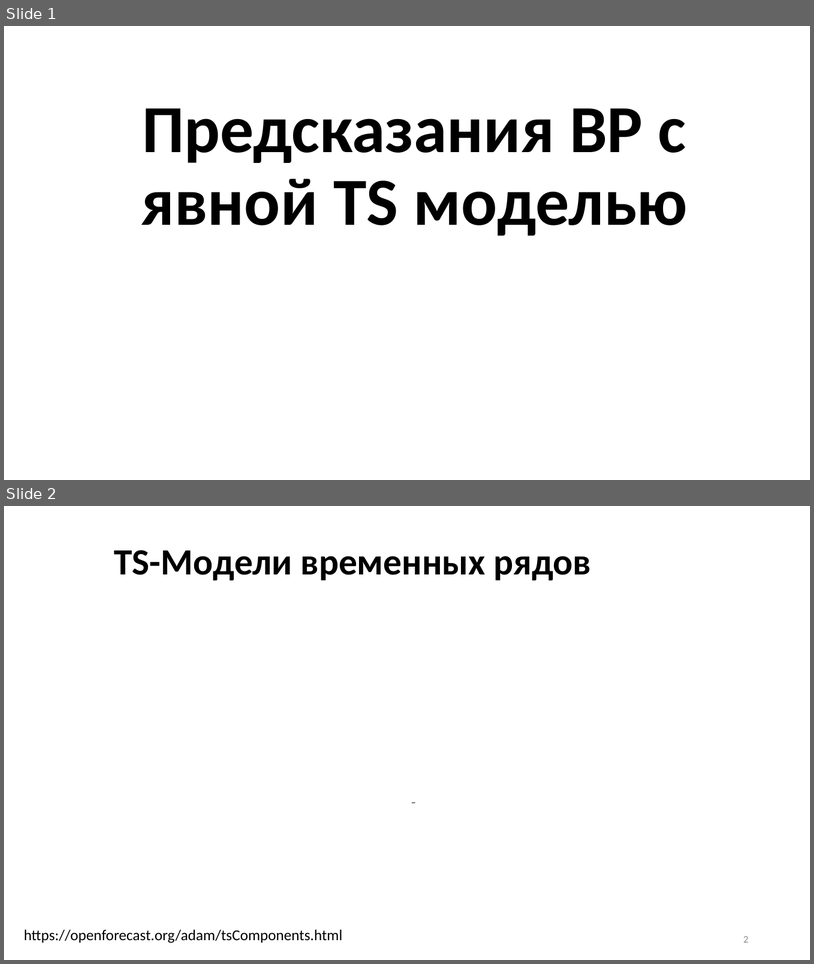
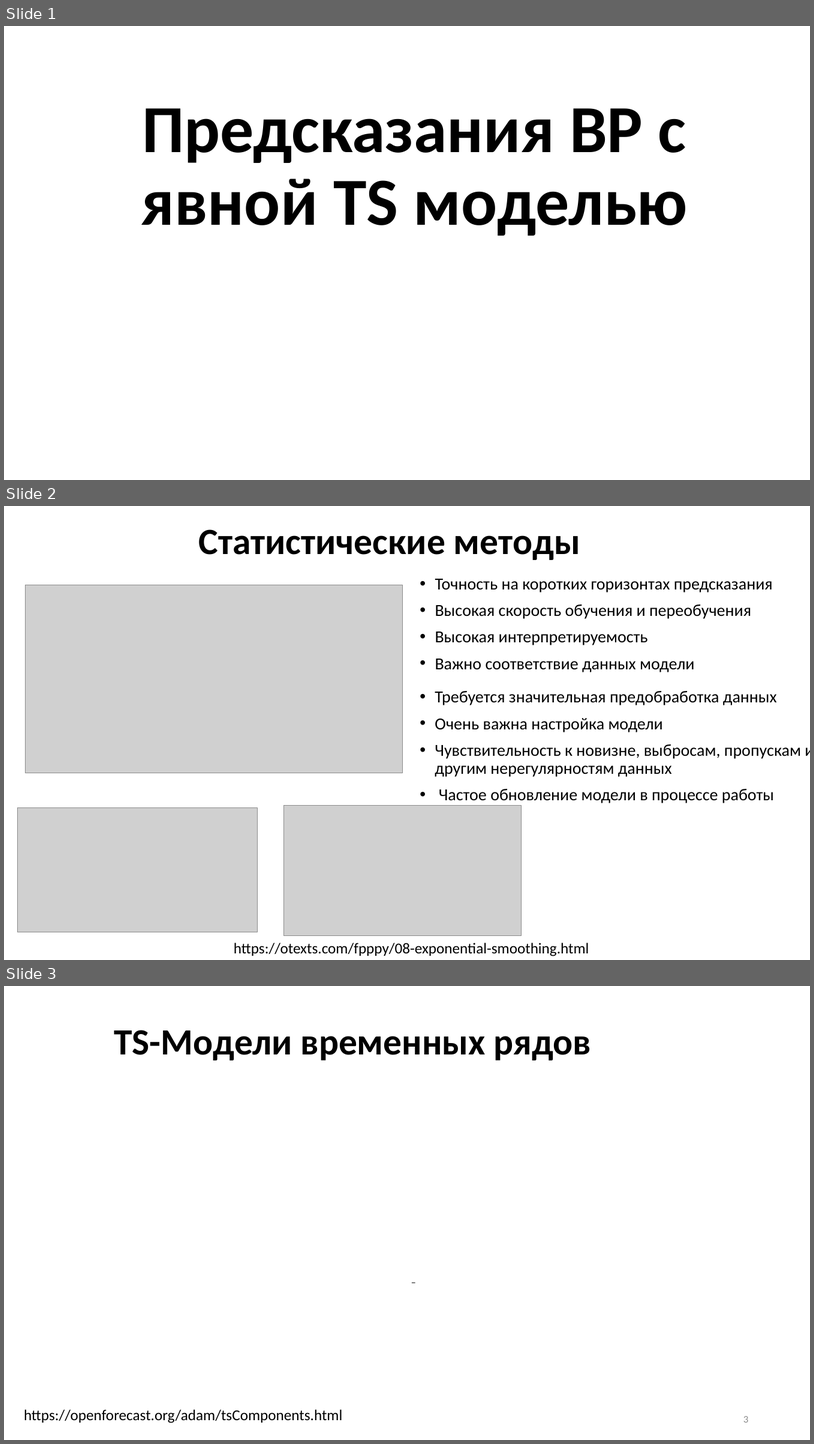
Before and after one commit to MVRonkin/TimeSeriesCourse, a slide deck: Last/LEC/03-1_ExpSmooth.pptx. Shown one above the other, each under a label of ours: slides 1 and 2 before the commit, slides 1, 2 and 3 after it. The pictures are 814x964 and 814x1444 pixels, drawn with LibreOffice and Linux fonts; fonts in the diff are those of the drawing; grey boxes stand for pictures. Boxes give left, top, right and bottom in pixels: in the first picture for what was removed or moved away, otherwise in the second. Text is boxed around its words. In the diff, an @@ line names an element or a change of style, - is before the commit and + after.

```diff
--- a/Last/LEC/03-1_ExpSmooth.pptx
+++ b/Last/LEC/03-1_ExpSmooth.pptx
@@ slide 2 added at [4, 506, 810, 960], background #FFFFFF @@
@@ title added at [199, 529, 581, 560], 44 pt, text #000000, bold @@
+Статистические методы
@@ picture added at [25, 585, 402, 773] @@
@@ text added at [435, 579, 773, 672], 20 pt, text #000000 @@
+• Точность на коротких горизонтах предсказания
+• Высокая скорость обучения и переобучения
+• Высокая интерпретируемость
+• Важно соответствие данных модели
@@ text added at [435, 691, 810, 803], 20 pt, text #000000 @@
+• Требуется значительная предобработка данных
+• Очень важна настройка модели
+• Чувствительность к новизне, выбросам, пропускам и другим нерегулярностям данных
+• Частое обновление модели в процессе работы
@@ picture added at [17, 808, 257, 932] @@
@@ picture added at [284, 805, 521, 936] @@
@@ text added at [234, 942, 590, 956], 18 pt, text #000000 @@
+https://otexts.com/fpppy/08-exponential-smoothing.html
@@ what was slide 2 is now slide 3 @@
@@ page number at [744, 1416, 749, 1422]: text changed @@
-2
+3
```
Also in this commit, not shown: 4 slides changed, 2 other files.
